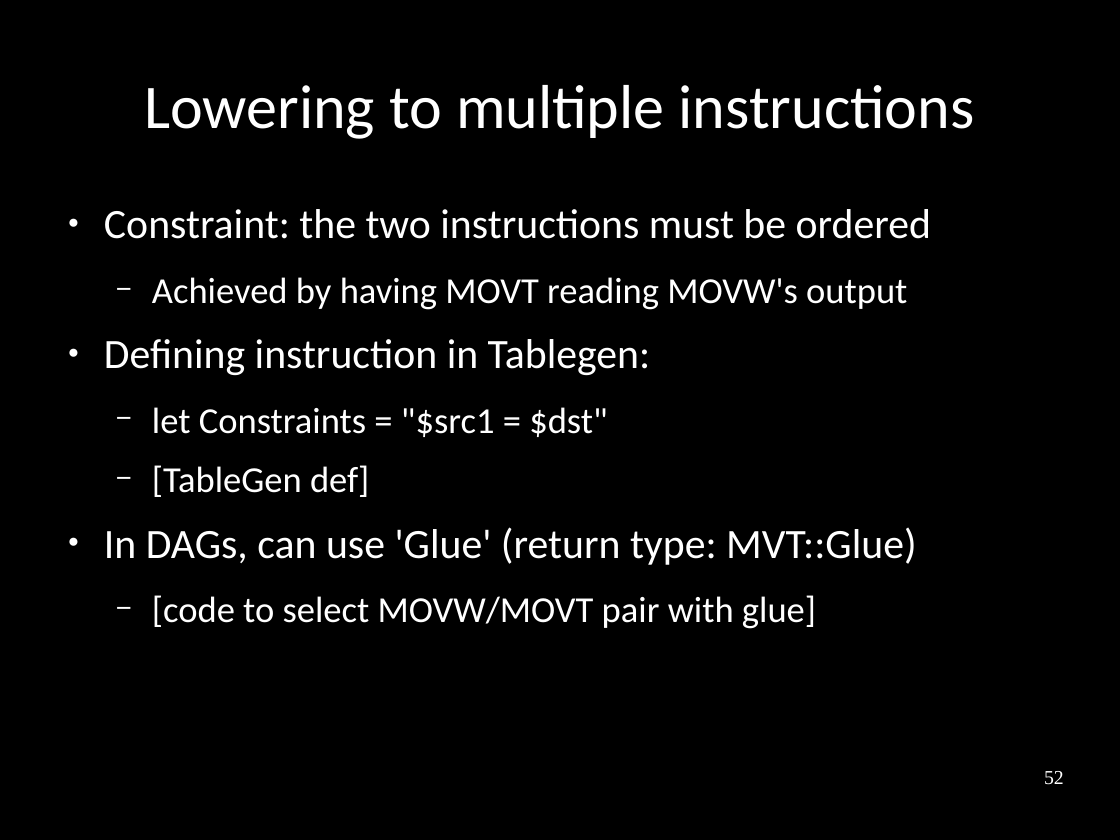
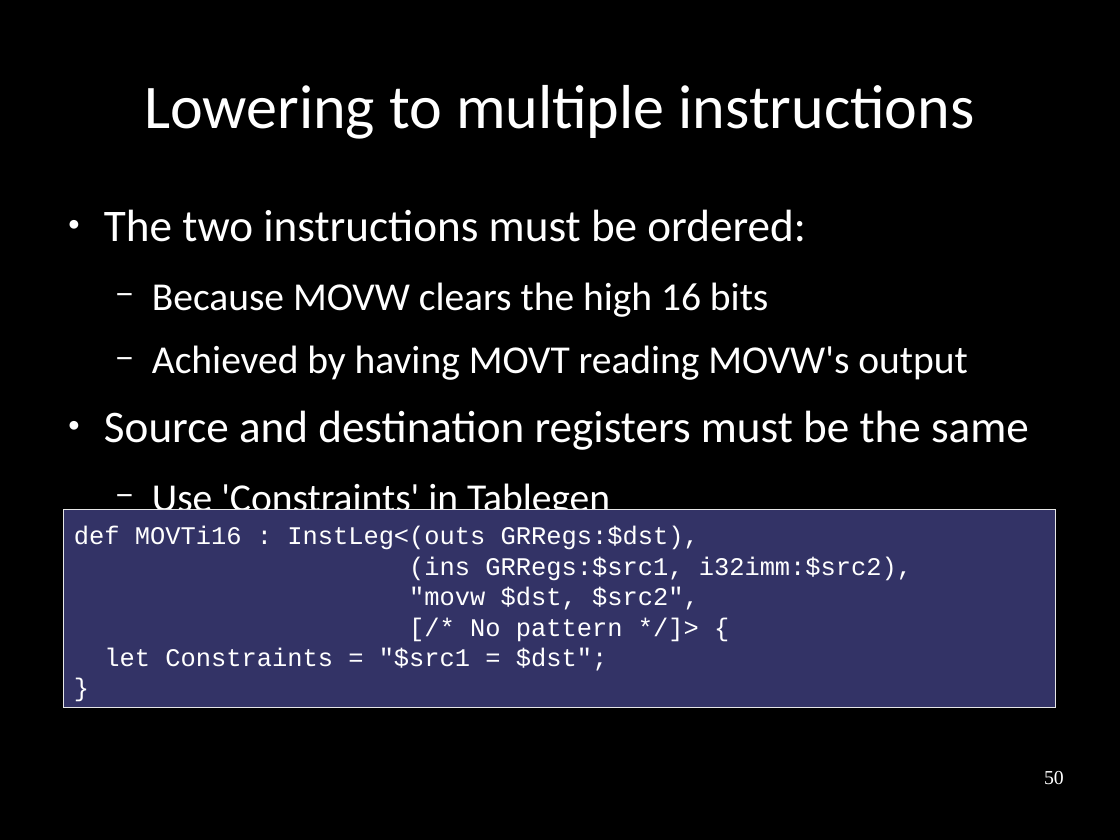
Before and after one commit to frasercrmck/llvm-leg, a slide deck: slide 50 of docs/Codeplay/Slides.odp (slide 52 before the commit). Drawn at 1120x840 pixels with LibreOffice and Linux fonts; fonts in the diff are those of the drawing. Boxes give left, top, right and bottom in pixels: in the first picture for what was removed or moved away, otherwise in the second. Text is boxed around its words. In the diff, an @@ line names an element or a change of style, - is before the commit and + after.

Commit message:
More slide work.

```diff
--- a/docs/Codeplay/Slides.odp
+++ b/docs/Codeplay/Slides.odp
@@ text at (x1=104, y1=209, x2=806, y2=317): text changed; size 29.6 to 32 pt @@
-● Constraint: the two instructions must be ordered
+● The two instructions must be ordered:
+  − Because MOVW clears the high 16 bits
@@ text at (x1=152, y1=345, x2=967, y2=380): size 25.9 to 28 pt in "Achieved by having MOVT reading MOVW's output" @@
@@ text at (x1=104, y1=410, x2=1029, y2=521): text changed; size 25.9 to 32 pt @@
-● Defining instruction in Tablegen:
-  − let Constraints = "$src1 = $dst"
-  − [TableGen def]
-● In DAGs, can use 'Glue' (return type: MVT::Glue)
-  − [code to select MOVW/MOVT pair with glue]
+● Source and destination registers must be the same
+  − Use 'Constraints' in Tablegen
@@ rectangle added at (x1=64, y1=509, x2=1056, y2=708), fill #333366, outline #E6E6E6 0 pt, 18 pt, text #FFFFFF @@
+def MOVTi16 : InstLeg<(outs GRRegs:$dst),
+(ins GRRegs:$src1, i32imm:$src2),
+"movw $dst, $src2",
+[/* No pattern */]> {
+let Constraints = "$src1 = $dst";
+}
@@ page number at (x1=1044, y1=771, x2=1064, y2=785): text changed @@
-52
+50
```
Also in this commit, not shown: 11 other slides changed, 1 slide removed.
